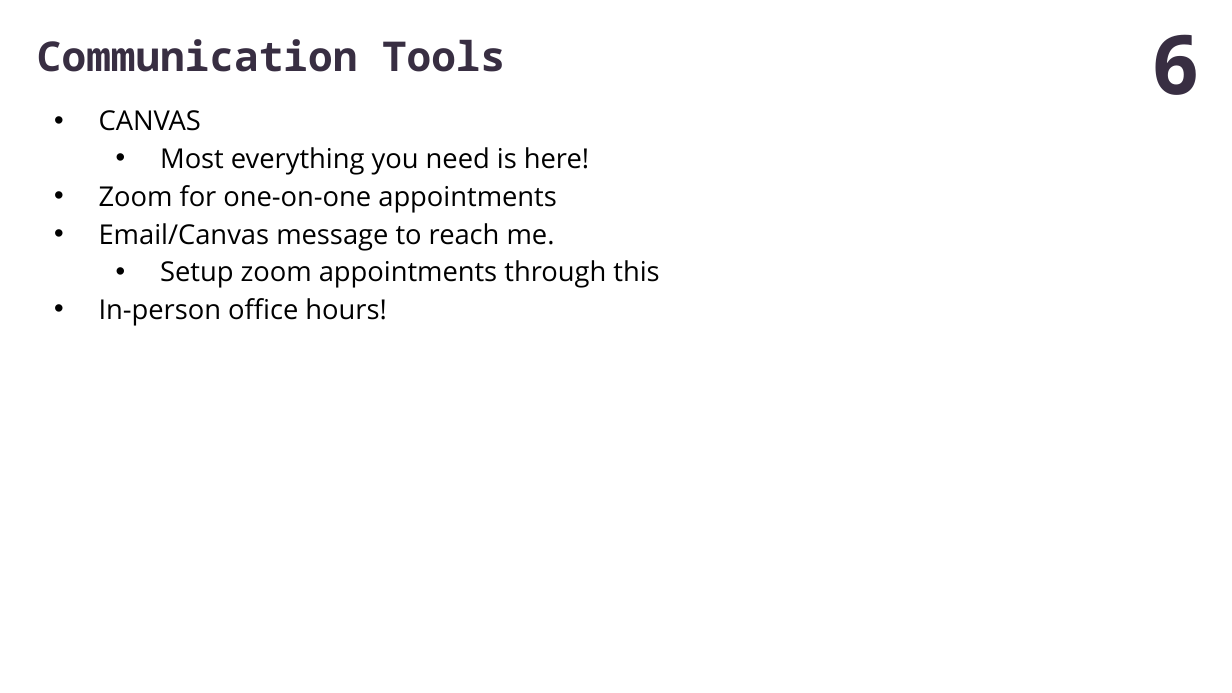
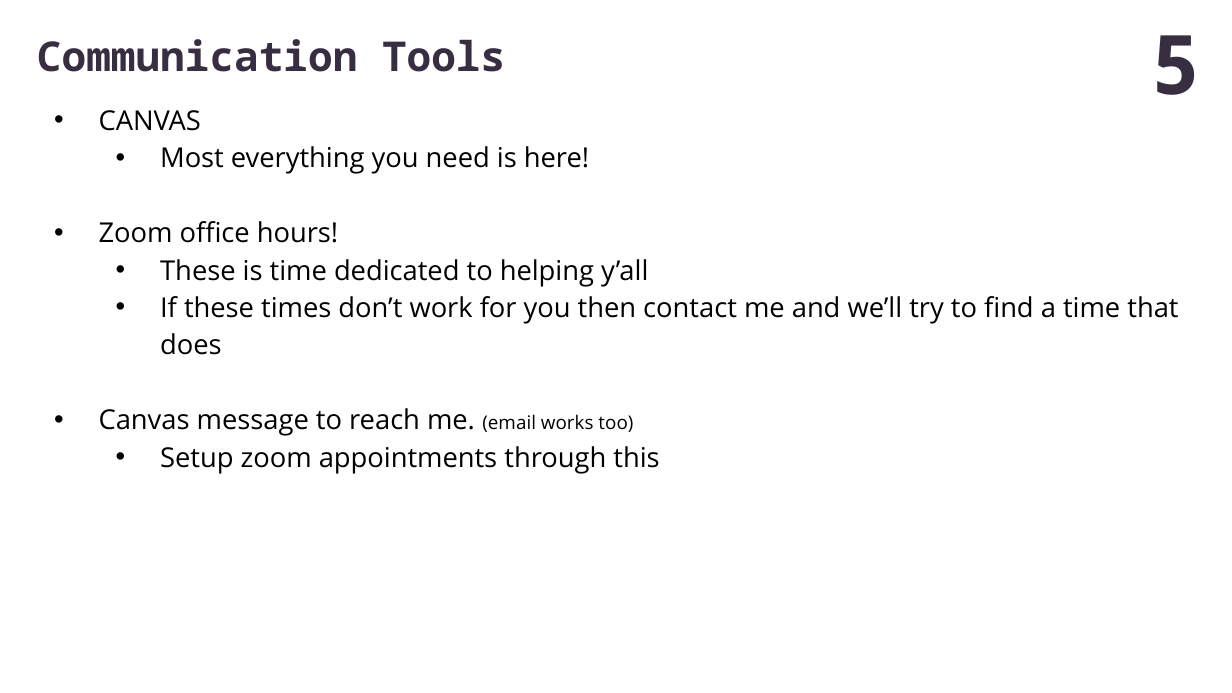
Before and after one commit to MikeTheGreat/IT-CS_115, a slide deck: slide 5 of assets/Lecture-Related/Unit-01/01-Introduction.pptx (slide 6 before the commit). Drawn at 1232x693 pixels with LibreOffice and Linux fonts; fonts in the diff are those of the drawing. Boxes give left, top, right and bottom in pixels: in the first picture for what was removed or moved away, otherwise in the second. Text is boxed around its words. In the diff, an @@ line names an element or a change of style, - is before the commit and + after.

```diff
--- a/assets/Lecture-Related/Unit-01/01-Introduction.pptx
+++ b/assets/Lecture-Related/Unit-01/01-Introduction.pptx
@@ page number at [1152, 35, 1201, 95]: text changed @@
-6
+5
@@ text at [99, 221, 1178, 436]: text changed @@
-• Zoom for one-on-one appointments
-• Email/Canvas message to reach me.
+• Zoom office hours!
+  • These is time dedicated to helping y’all
+  • If these times don’t work for you then contact me and we’ll try to find a time that does
+• Canvas message to reach me. (email works too)
@@ text at [99, 298, 386, 326]: paragraph removed @@
-• In-person office hours!
```
Also in this commit, not shown: 3 other slides changed, 19 slides removed, 18 other files.
